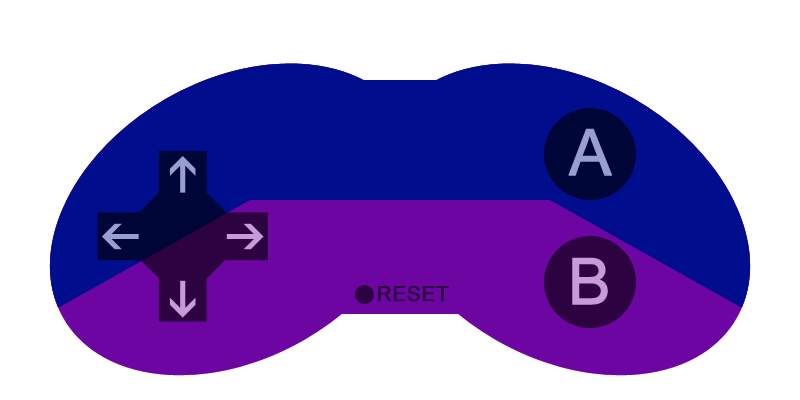
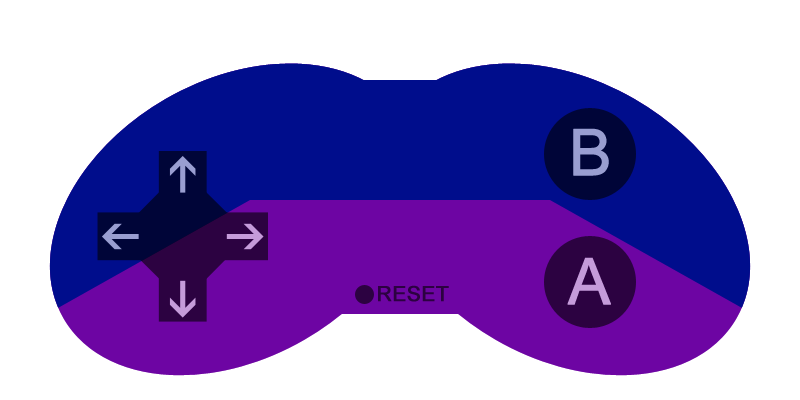
Revision of a layered 800 × 400 image; what changed, layer by layer:
renamed "A" to "B", painted on it over [568, 128, 612, 176]
renamed "B" to "A", painted on it over [567, 257, 611, 305]
